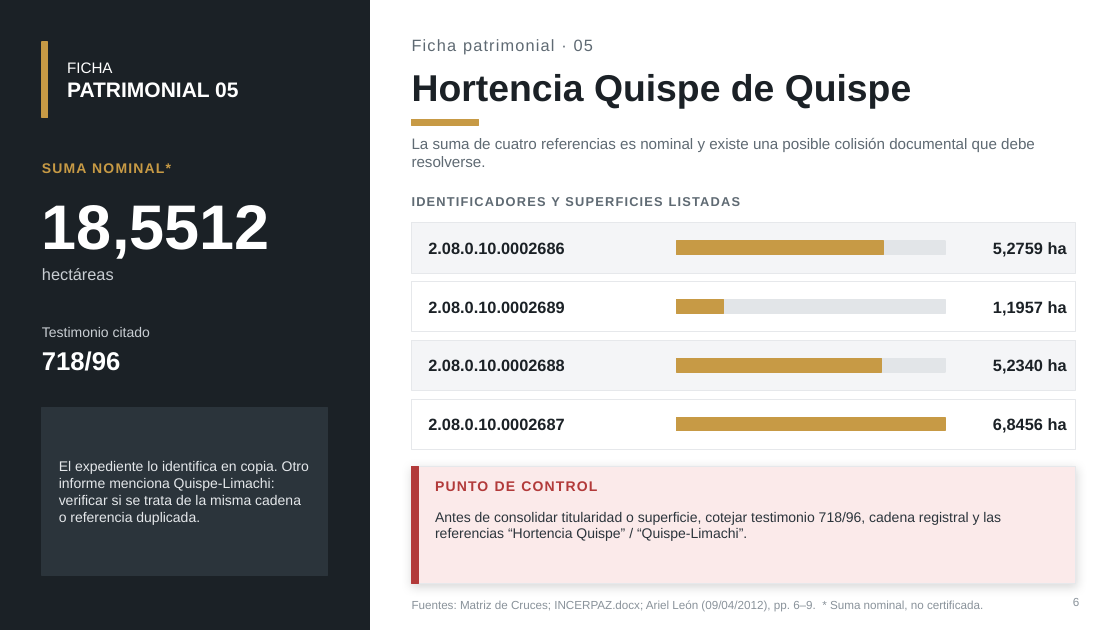
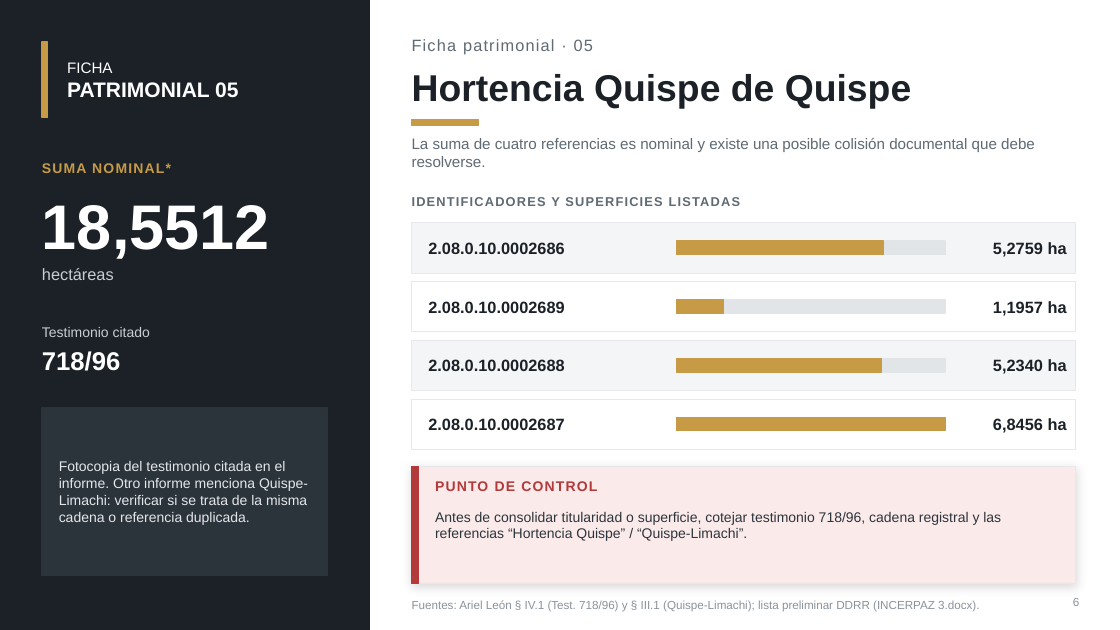
Before and after one commit to hugop1006-cpu/incerpaz-la-gran-obra, a slide deck: slide 6 of Informe_5_Casos_Patrimoniales_Viacha_2026_v2.pptx. Drawn at 1120x630 pixels with LibreOffice and Linux fonts; fonts in the diff are those of the drawing. Boxes give left, top, right and bottom in pixels: in the first picture for what was removed or moved away, otherwise in the second. Text is boxed around its words. In the diff, an @@ line names an element or a change of style, - is before the commit and + after.

```diff
--- a/Informe_5_Casos_Patrimoniales_Viacha_2026_v2.pptx
+++ b/Informe_5_Casos_Patrimoniales_Viacha_2026_v2.pptx
@@ text at [59,461,308,525]: text changed @@
-El expediente lo identifica en copia. Otro informe menciona Quispe-Limachi: verificar si se trata de la misma cadena o referencia duplicada.
+Fotocopia del testimonio citada en el informe. Otro informe menciona Quispe-Limachi: verificar si se trata de la misma cadena o referencia duplicada.
@@ text at [412,600,979,612]: text changed @@
-Fuentes: Matriz de Cruces; INCERPAZ.docx; Ariel León (09/04/2012), pp. 6–9. * Suma nominal, no certificada.
+Fuentes: Ariel León § IV.1 (Test. 718/96) y § III.1 (Quispe-Limachi); lista preliminar DDRR (INCERPAZ 3.docx).
```
Also in this commit, not shown: 7 other slides changed, 2 slides added.
